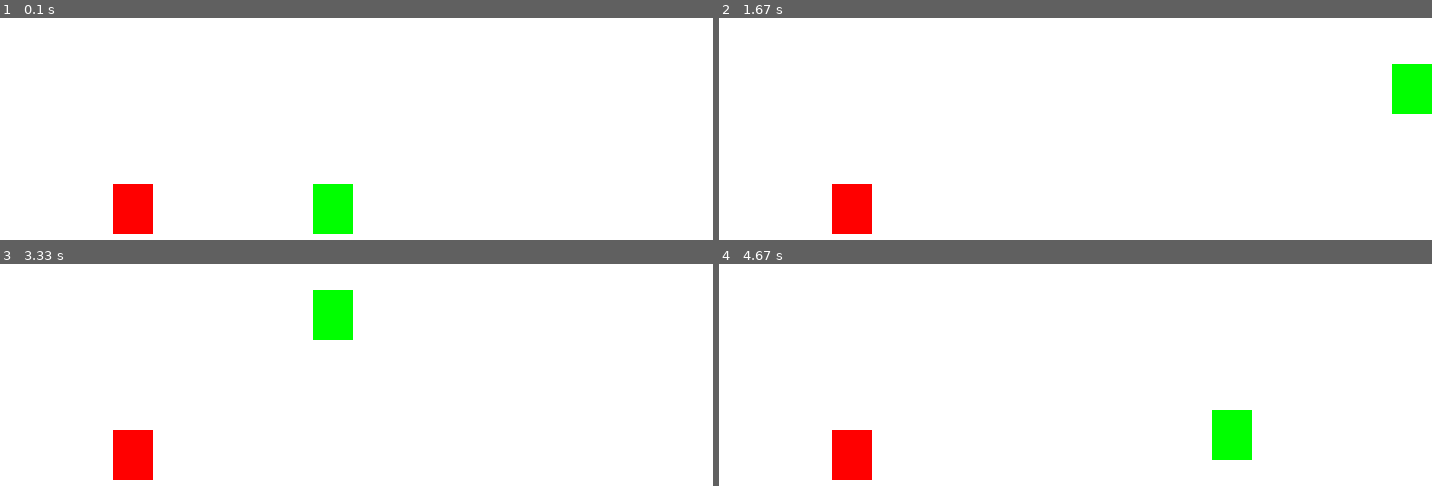
Above: before the commit, frames 1-4 (two rows, left to right).
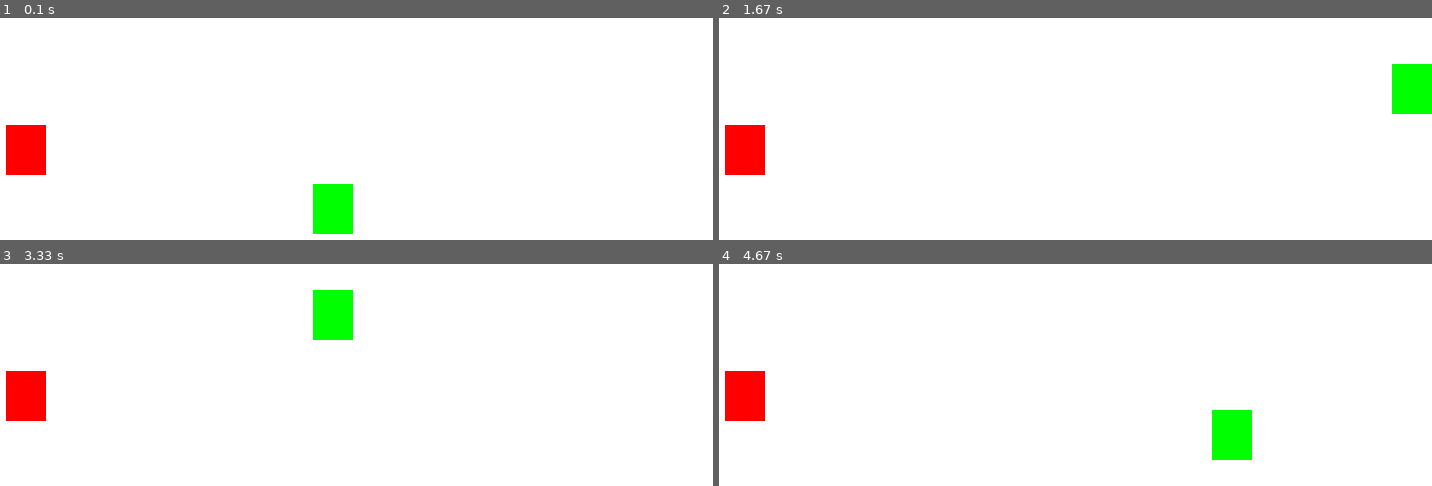
Above: after the commit, the same moments.

Repository: Paulouchihamilgrau/py_Game
Game: pygame game, started from game.py
The game is run twice, just before and just after one commit, with the same random seed, the same clock (stepped at 60 frames per second) and the same inputs.
Inputs:
- Up to frame 1 (0.1 s): no input
- Up to frame 2 (1.67 s): hold Right 0.33-0.8 s; hold Up 0.83-1.13 s; hold Right 1.17-1.63 s
- Up to frame 3 (3.33 s): hold Left 1.67-2.2 s; hold Down 2.23-2.53 s; hold Left 2.57-2.97 s; hold Up from 3 s (still down)
- Up to frame 4 (4.67 s): release Up at 3.37 s; hold Right 3.4-4.03 s; hold Down 4.07-4.43 s; hold Left from 4.47 s (still down)

The runs differ from the first frame. In frame 1, 2.5% of the frame differs, in the area x 0-22%, y 48-98%; in frame 2, 2.5%; in frame 3, 2.5%; in frame 4, 2.5%.

Commit message:
Update game.py

Diff:
--- a/game.py
+++ b/game.py
@@ -1,24 +1,25 @@
 import pygame
-from pygame.locals import *
 from sys import exit
 from random import randint
 
+
 pygame.init()
 
-musica_de_fundo= pygame.mixer.music.load('musica_legal_mp3.wav')
+
+pygame.mixer.music.load('musica_legal_mp3.wav')
 pygame.mixer.music.set_volume(0.5)
 pygame.mixer.music.play(-1)
 
-x = 400
-y = 300
-velocidade = 20
-
 largura = 800
 altura = 600
+x = int(largura/2)
+y = int(altura/2)
+
+x_azul = randint(40,600)
+y_azul = randint(50, 430)
 
 tela = pygame.display.set_mode((largura, altura))
 pygame.display.set_caption("Meu Jogo")
-
 
 executando = True
 while executando:
@@ -27,21 +28,24 @@
         if event.type == pygame.QUIT:
             executando = False
 
-        comandos = pygame.key.get_pressed()
+    comandos = pygame.key.get_pressed()
     if comandos[pygame.K_UP]:
-            y-= velocidade
+        y -= 20
     if comandos[pygame.K_DOWN]:
-            y+= velocidade
+        y += 20
     if comandos[pygame.K_RIGHT]:
-            x+= velocidade
+        x += 20
     if comandos[pygame.K_LEFT]:
-            x-= velocidade
+        x -= 20
 
     tela.fill((255, 255, 255))
 
+    ret_verde = pygame.draw.rect(tela, (0, 255, 0), (x, y, 40, 50))
+    ret_vermelho = pygame.draw.rect(tela, (255, 0, 0), (x_azul, y_azul, 40, 50))
 
-    ret_verde = pygame.draw.rect(tela,(0,255,0),(x,y,40,50))
-    ret_vermelho =  pygame.draw.rect(tela,(255,0,0),(200,300,40,50) )
+    if ret_verde.colliderect(ret_vermelho):
+        x_azul = randint(40, 600)
+        y_azul = randint(50, 430)
 
     pygame.display.flip()
 
